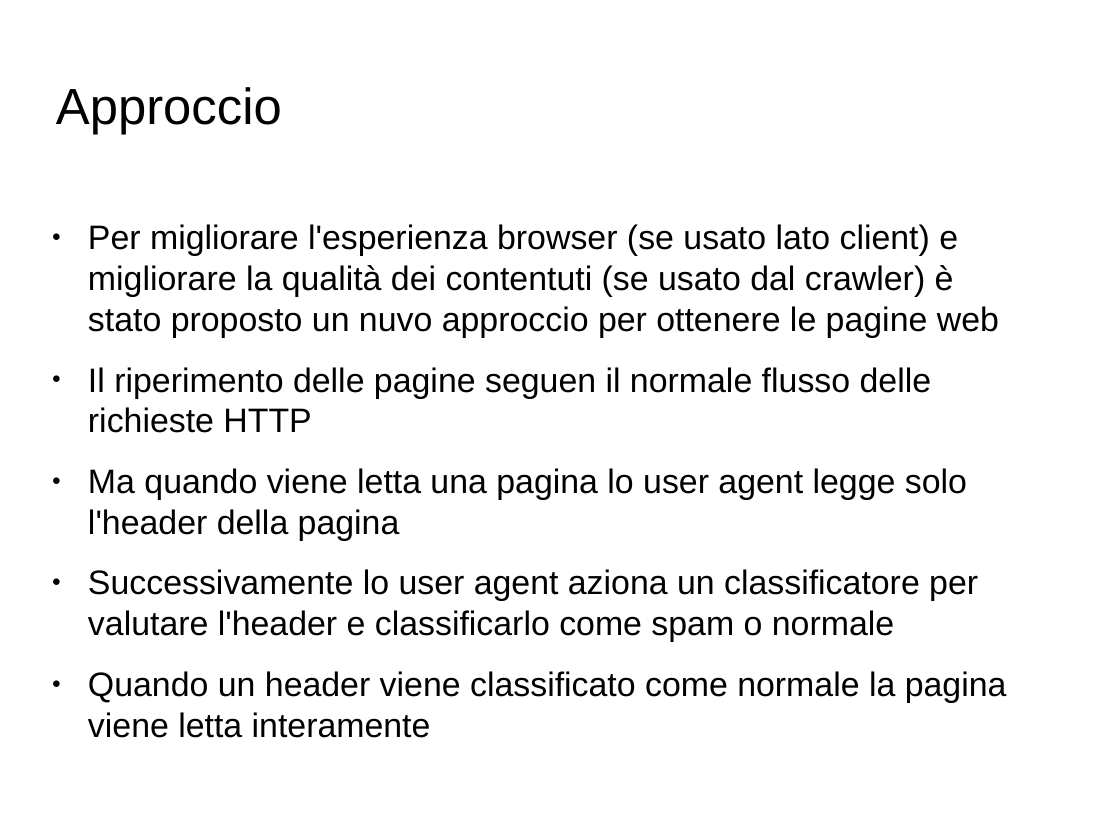
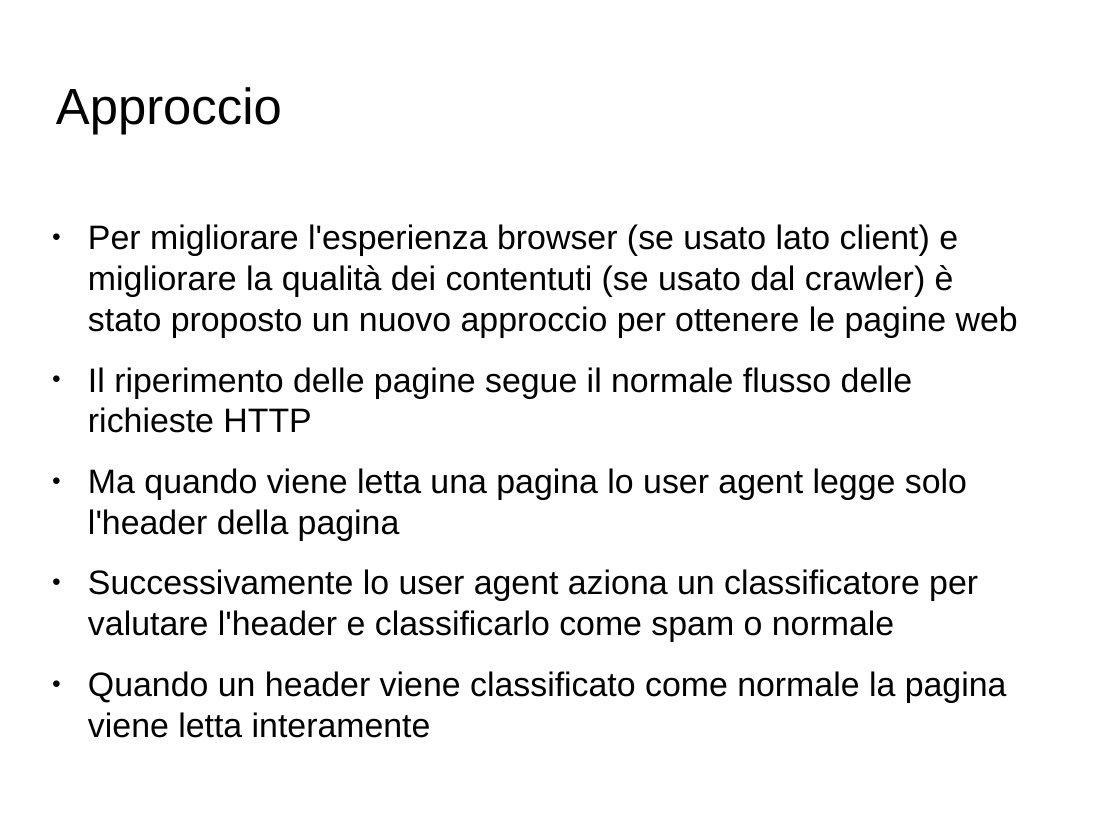
Before and after one commit to Toolanto/presentation, a slide deck: slide 188 of presentazione.odp (slide 179 before the commit). Drawn at 1120x840 pixels with LibreOffice and Linux fonts; fonts in the diff are those of the drawing; background and template pictures are left out. Boxes give left, top, right and bottom in pixels: in the first picture for what was removed or moved away, otherwise in the second. Text is boxed around its words. In the diff, an @@ line names an element or a change of style, - is before the commit and + after.

```diff
--- a/presentazione.odp
+++ b/presentazione.odp
@@ text at [88, 224, 1018, 433]: text changed @@
-● Per migliorare l'esperienza browser (se usato lato client) e migliorare la qualità dei contentuti (se usato dal crawler) è stato proposto un nuvo approccio per ottenere le pagine web
-● Il riperimento delle pagine seguen il normale flusso delle richieste HTTP
+● Per migliorare l'esperienza browser (se usato lato client) e migliorare la qualità dei contentuti (se usato dal crawler) è stato proposto un nuovo approccio per ottenere le pagine web
+● Il riperimento delle pagine segue il normale flusso delle richieste HTTP
```
Also in this commit, not shown: 51 other slides changed, 12 slides added, 4 slides removed, 1 other file.
